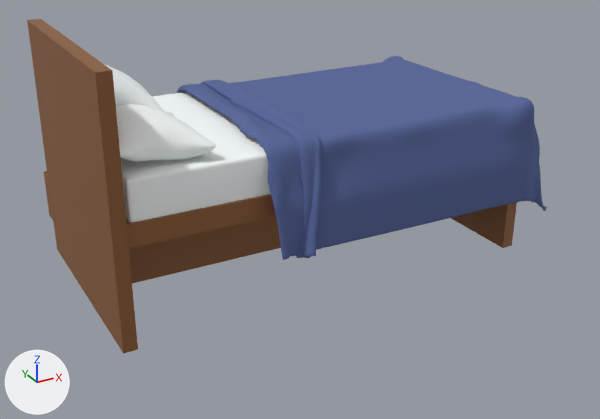
Two versions of the Blender file 3d_models/bed_double/bed_double.blend, one commit apart.
Rendered twice from a camera (50 mm lens) standing at (-1.57, -3.26, 1.74) and looking at (0.09, -0.24, 0.23). The lights are fixed; the arrows at lower left show +X, +Y and +Z.

Names of what the first picture shows: 'Bed__double_blanket.001', 'Cube.001', 'Cube.005', 'bed_matress.001', 'pillow_a.001', 'pillow_a.002'.
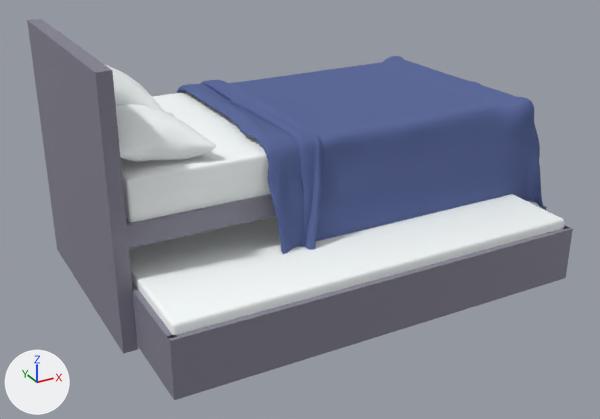
What changed in the scene script:
```text
Change mat_bed_wood:
    mat_bed_wood.base_color: (0.262, 0.105, 0.0337) -> (0.235, 0.23, 0.293)  # brown #8c5b33 -> grey #858493
Change ob_cube_005:
    ob_cube_005.location: (-0.006, 1.068, 0.02) -> (-0.006, 0.21, 0.02)
Change ob_bed_matress_003:
    ob_bed_matress_003.location: (0.067, 0.284, -0.229) -> (0.067, -0.574, -0.229)
```

What differs and where, as boxes (x1, y1, x2, y2) in the pictures (600 x 419 px):
'Cube.005', recoloured, moved: before (44, 171, 281, 284); after (132, 225, 573, 400)
'bed_matress.003', moved (not visible before): after (129, 194, 564, 335)
'Cube.001', recoloured (brown to grey): (27, 19, 517, 354) in both
